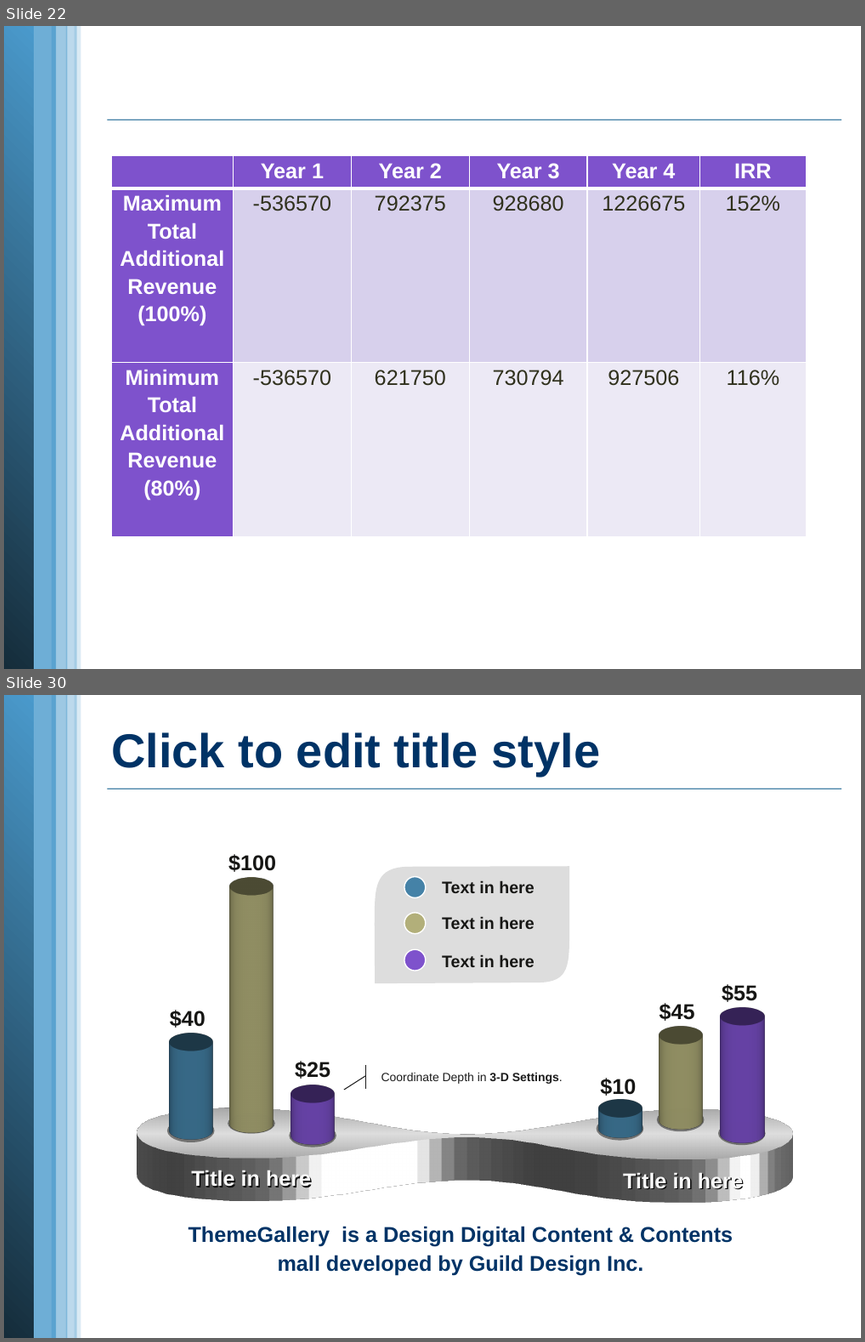
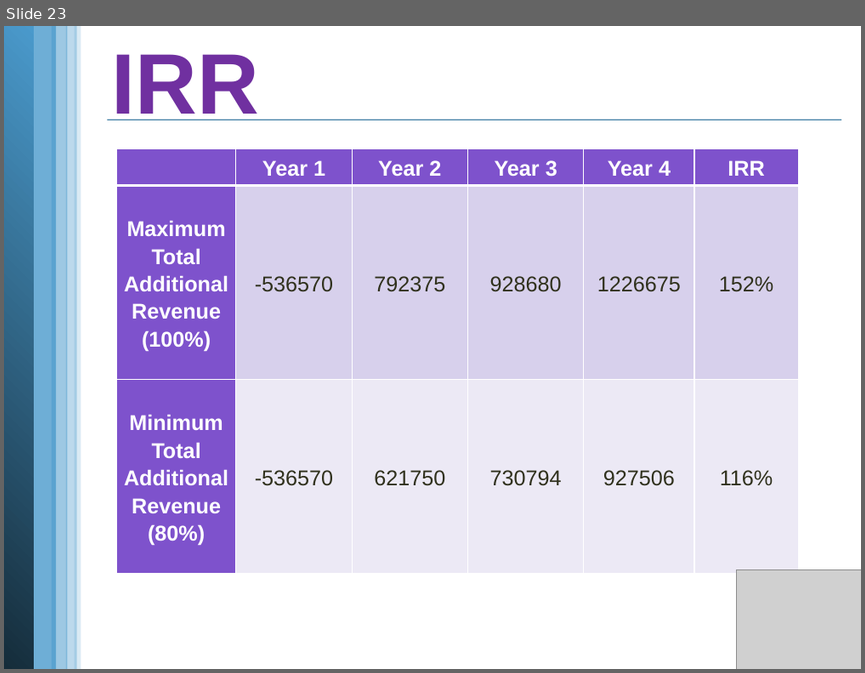
Before and after one commit to vucongthuc/hit-team-2012, a slide deck: Measurement Analysis/K15T2-Team22-Team Assignment7/K15T2-Team22-Team Assignment7.pptx. Shown one above the other, each under a label of ours: slides 22 and 30 before the commit, slide 23 after it; the slides between them are not shown. The pictures are 865x1342 and 865x673 pixels, drawn with LibreOffice and Linux fonts; fonts in the diff are those of the drawing; grey boxes stand for pictures; background and template pictures are left out. Boxes give left, top, right and bottom in pixels: in the first picture for what was removed or moved away, otherwise in the second. Text is boxed around its words. In the diff, an @@ line names an element or a change of style, - is before the commit and + after.

```diff
--- a/Measurement Analysis/K15T2-Team22-Team Assignment7/K15T2-Team22-Team Assignment7.pptx
+++ b/Measurement Analysis/K15T2-Team22-Team Assignment7/K15T2-Team22-Team Assignment7.pptx
@@ slide 30 removed at (x1=4, y1=695, x2=861, y2=1338), background #FFFFFF; not listed: 6 template elements that a slide beside it also shows @@
@@ title removed at (x1=111, y1=732, x2=601, y2=776) @@
-Click to edit title style
@@ text removed at (x1=228, y1=854, x2=276, y2=872) @@
-$100
@@ freeform shape removed at (x1=374, y1=867, x2=570, y2=984) @@
@@ ellipse removed at (x1=230, y1=877, x2=274, y2=895) @@
@@ ellipse removed at (x1=404, y1=877, x2=426, y2=898) @@
@@ text removed at (x1=442, y1=880, x2=534, y2=893) @@
-Text in here
@@ ellipse removed at (x1=404, y1=913, x2=426, y2=934) @@
@@ text removed at (x1=442, y1=916, x2=534, y2=929) @@
-Text in here
@@ ellipse removed at (x1=404, y1=949, x2=426, y2=971) @@
@@ text removed at (x1=442, y1=954, x2=534, y2=967) @@
-Text in here
@@ text removed at (x1=721, y1=984, x2=757, y2=1002) @@
-$55
@@ text removed at (x1=170, y1=1009, x2=205, y2=1027) @@
-$40
@@ text removed at (x1=659, y1=1003, x2=695, y2=1021) @@
-$45
@@ ellipse removed at (x1=721, y1=1007, x2=764, y2=1025) @@
@@ freeform shape removed at (x1=137, y1=1049, x2=794, y2=1216) @@
@@ ellipse removed at (x1=170, y1=1033, x2=213, y2=1051) @@
@@ ellipse removed at (x1=658, y1=1027, x2=703, y2=1044) @@
@@ text removed at (x1=295, y1=1061, x2=330, y2=1078) @@
-$25
@@ accent callout removed at (x1=372, y1=1065, x2=584, y2=1089) @@
-Coordinate Depth in 3-D Settings.
@@ ellipse removed at (x1=290, y1=1085, x2=334, y2=1103) @@
@@ ellipse removed at (x1=599, y1=1100, x2=642, y2=1117) @@
@@ text removed at (x1=600, y1=1077, x2=636, y2=1095) @@
-$10
@@ ellipse removed at (x1=167, y1=1119, x2=214, y2=1142) @@
@@ ellipse removed at (x1=228, y1=1113, x2=275, y2=1134) @@
@@ ellipse removed at (x1=290, y1=1123, x2=336, y2=1146) @@
@@ ellipse removed at (x1=596, y1=1117, x2=643, y2=1140) @@
@@ ellipse removed at (x1=657, y1=1108, x2=704, y2=1131) @@
@@ ellipse removed at (x1=718, y1=1122, x2=765, y2=1145) @@
@@ text removed at (x1=191, y1=1168, x2=311, y2=1191) @@
-Title in here
@@ text removed at (x1=623, y1=1170, x2=743, y2=1192) @@
-Title in here
@@ text removed at (x1=188, y1=1225, x2=732, y2=1275) @@
-ThemeGallery is a Design Digital Content & Contents mall developed by Guild Design Inc.
@@ what was slide 22 is now slide 23 @@
@@ slide 23 changed as well @@
@@ title added at (x1=111, y1=54, x2=258, y2=120), 72 pt, text #7030A0, bold @@
+IRR
@@ table at (x1=116, y1=148, x2=796, y2=573) @@
@@ more space between paragraphs @@
@@ table resized from (x1=111, y1=155, x2=806, y2=537) to (x1=116, y1=148, x2=796, y2=573) @@
@@ picture added at (x1=737, y1=569, x2=861, y2=669) @@
```
Also in this commit, not shown: 16 other slides changed, 1 slide added, 23 other slides removed.
